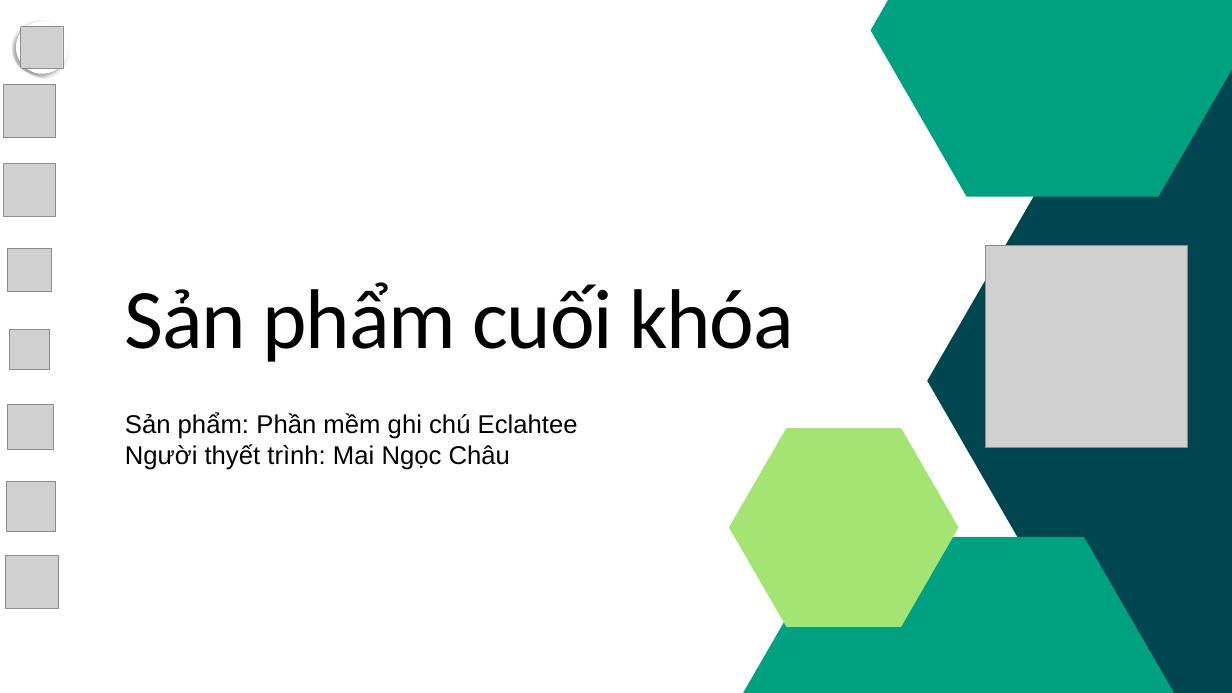
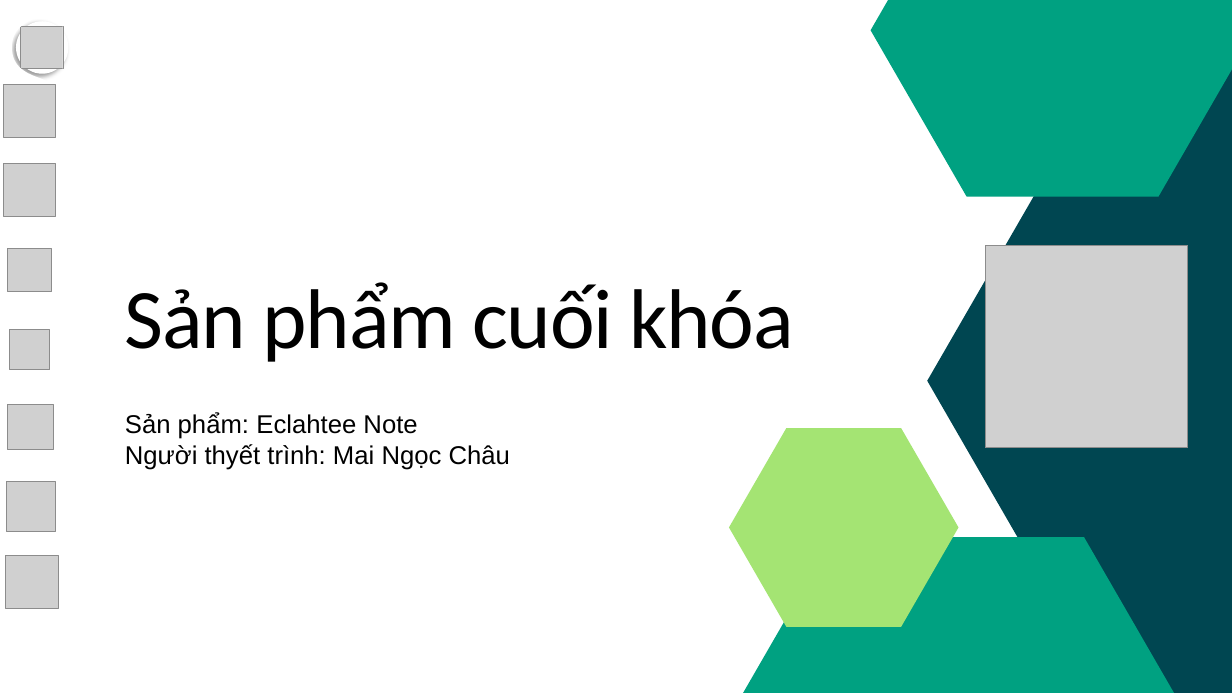
Before and after one commit to MaiNgocChau9/Python-App-A-, a slide deck: slide 1 of SPCK/SPCK.pptx. Drawn at 1232x693 pixels with LibreOffice and Linux fonts; fonts in the diff are those of the drawing; grey boxes stand for pictures; background and template pictures are left out. Boxes give left, top, right and bottom in pixels: in the first picture for what was removed or moved away, otherwise in the second. Text is boxed around its words. In the diff, an @@ line names an element or a change of style, - is before the commit and + after.

```diff
--- a/SPCK/SPCK.pptx
+++ b/SPCK/SPCK.pptx
@@ text at (125,412,417,439): text changed @@
-Sản phẩm: Phần mềm ghi chú Eclahtee
+Sản phẩm: Eclahtee Note
```
Also in this commit, not shown: 4 other slides changed, 2 other files.
